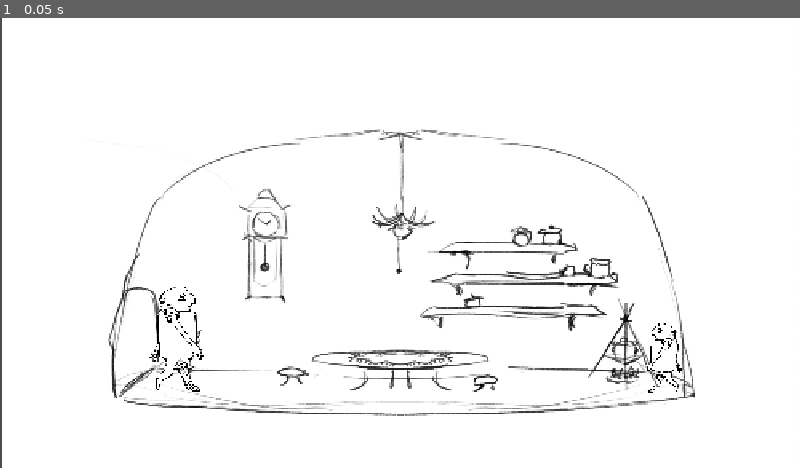
Above: before the commit, frame 1.
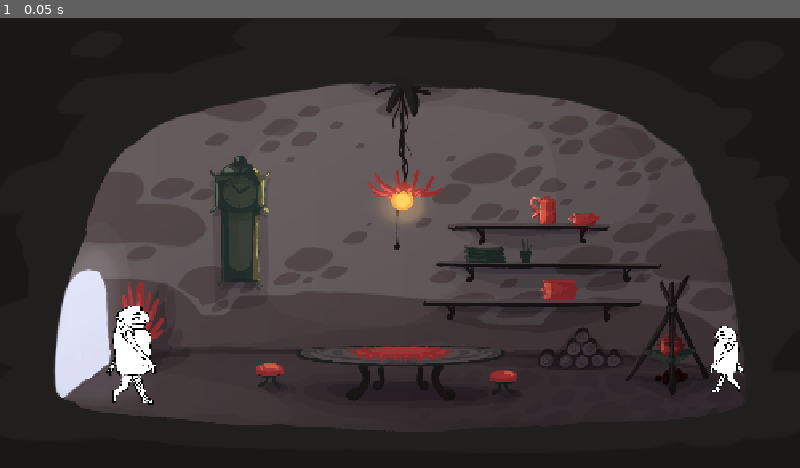
Above: after the commit, the same moment.

Repository: Rudolf-s-gang/projekt-1
Game: Godot game, scene res://scenes/game.tscn
Two runs of this game, one before a commit and one after it. Both use one fixed random seed, a clock stepped at 60 frames per second and the inputs below.
Inputs:
- Up to frame 1 (0.05 s): no input

The runs differ from the first frame. In frame 1, 98% of the frame differs, in the area x 0-100%, y 0-100%.

Commit message:
feat: update room interaction layout

Diff:
--- a/scenes/game.tscn
+++ b/scenes/game.tscn
@@ -2,15 +2,15 @@
 
 [ext_resource type="Script" uid="uid://cbkto5b3u56mj" path="res://scripts/game.gd" id="1_lnu2h"]
 [ext_resource type="PackedScene" uid="uid://dd1o35fke0rvh" path="res://scenes/player.tscn" id="1_uwrxv"]
-[ext_resource type="Texture2D" uid="uid://bqg4ts104n0xu" path="res://assets/sprites/mistnost.jpg" id="2_yqjtg"]
+[ext_resource type="Texture2D" uid="uid://dd28eamxr1j3t" path="res://assets/sprites/mistnost (kopie).png" id="3_p57ef"]
 [ext_resource type="PackedScene" uid="uid://ddmsca0e4lhpb" path="res://scenes/interakce.tscn" id="4_lbhrr"]
 [ext_resource type="Texture2D" uid="uid://dq2ivstq2l05o" path="res://assets/sprites/walk_frame0.png" id="5_iywne"]
 [ext_resource type="Script" uid="uid://c746odyk1l76l" path="res://scripts/dialogue_ui.gd" id="6_p57ef"]
 
 [sub_resource type="NavigationPolygon" id="NavigationPolygon_yqjtg"]
-vertices = PackedVector2Array(-3183.99, 574.32, -4149.3, 518.656, -3958.65, 399.477, -3303.76, 383.711, -3224.85, 504.828, -1701.64, 527.367, -1480.5, 580.688, -1640.19, 364.656, -1191.99, 380.328, -812.391, 502.273, -543.898, 407.82, -516.008, 445.844, -530.453, 498.328)
-polygons = Array[PackedInt32Array]([PackedInt32Array(0, 1, 2, 3, 4), PackedInt32Array(0, 4, 5, 6), PackedInt32Array(6, 5, 7, 8, 9), PackedInt32Array(9, 10, 11, 12), PackedInt32Array(9, 12, 6)])
-outlines = Array[PackedVector2Array]([PackedVector2Array(-4181.24, 526.843, -3184.24, 584.317, -1480.12, 590.703, -522.655, 507.685, -505.086, 443.825, -540.223, 395.931, -812.53, 491.72, -1190.25, 370.387, -1647.02, 354.422, -1708.51, 517.265, -3219.37, 494.914, -3298.43, 373.58, -3961.63, 389.545)])
+vertices = PackedVector2Array(-3164.22, 580.922, -4140.66, 519.367, -3918.85, 418.539, -3129.52, 341.344, -2970.29, 465.352, -1453.15, 594.242, -1321.55, 494.328, 65.2891, 523.641, -48.4766, 436.617, 59.1484, 444.727, -288.578, 501.172, -674.492, 436.453, -1112.67, 398.953)
+polygons = Array[PackedInt32Array]([PackedInt32Array(0, 1, 2, 3, 4), PackedInt32Array(5, 0, 4, 6, 7), PackedInt32Array(8, 9, 7, 10), PackedInt32Array(10, 7, 6), PackedInt32Array(11, 10, 6, 12)])
+outlines = Array[PackedVector2Array]([PackedVector2Array(-4181.24, 526.843, -3164.57, 590.923, -1452.96, 604.252, 76.0713, 533.164, 68.4639, 435.417, -49.4463, 426.531, -289.071, 490.955, -673.231, 426.531, -1114.45, 388.765, -1323.64, 484.29, -2966.78, 455.411, -3126.53, 331.006, -3921.48, 408.759)])
 parsed_geometry_type = 1
 parsed_collision_mask = 4294967041
 
@@ -28,39 +28,35 @@
 script = ExtResource("1_lnu2h")
 
 [node name="Player" parent="." instance=ExtResource("1_uwrxv")]
-top_level = true
-position = Vector2(284, 638)
-scale = Vector2(0.120001, 0.121464)
+position = Vector2(-449, 315)
 
 [node name="pozadí" type="Sprite2D" parent="."]
+z_index = -10
 position = Vector2(0, -2.84217e-14)
 scale = Vector2(0.654962, 0.59142)
-texture = ExtResource("2_yqjtg")
-
-[node name="Camera2D" type="Camera2D" parent="pozadí"]
-position = Vector2(-1.33783, 3.87225e-07)
-scale = Vector2(5.37807, 0.812071)
+texture = ExtResource("3_p57ef")
 
 [node name="NavigationRegion2D" type="NavigationRegion2D" parent="."]
 position = Vector2(541, 85)
-scale = Vector2(0.227684, 0.313186)
+scale = Vector2(0.262911, 0.450143)
 navigation_polygon = SubResource("NavigationPolygon_yqjtg")
 
 [node name="Hodiny" type="Area2D" parent="."]
+position = Vector2(-270, 14)
 collision_layer = 2
 collision_mask = 0
 
 [node name="CollisionShape2D" type="CollisionShape2D" parent="Hodiny"]
-position = Vector2(-216, 2.5)
 shape = SubResource("RectangleShape2D_yqjtg")
 
 [node name="Interakce" parent="." instance=ExtResource("4_lbhrr")]
+position = Vector2(267, 122)
 
 [node name="CollisionShape2D" type="CollisionShape2D" parent="Interakce"]
-position = Vector2(319.5, 36.5)
 shape = SubResource("RectangleShape2D_iywne")
 
 [node name="RodinaInterakce" parent="." groups=["family_dialogue"] instance=ExtResource("4_lbhrr")]
+position = Vector2(127, 62)
 
 [node name="Sprite2D" type="Sprite2D" parent="RodinaInterakce"]
 position = Vector2(420, 179)
@@ -117,3 +113,8 @@
 layout_mode = 2
 text = "Kliknutím pokračuj"
 horizontal_alignment = 2
+
+[node name="Camera2D" type="Camera2D" parent="."]
+position = Vector2(-0.876221, 0)
+offset = Vector2(0, 50)
+zoom = Vector2(0.95, 0.95)
--- a/scenes/player.tscn
+++ b/scenes/player.tscn
@@ -69,10 +69,11 @@
 script = ExtResource("1_fjrip")
 
 [node name="AnimatedSprite2D" type="AnimatedSprite2D" parent="."]
-position = Vector2(-19, -701)
+position = Vector2(-2.28, -84.12)
+scale = Vector2(0.12, 0.12)
 sprite_frames = SubResource("SpriteFrames_fulsm")
-frame = 2
-frame_progress = 0.2276
+frame = 1
+frame_progress = 0.02985
 flip_h = true
 
 [node name="kolize-chůze" type="CollisionShape2D" parent="."]
@@ -84,7 +85,7 @@
 [node name="kolize s objekty" type="Area2D" parent="."]
 
 [node name="kolize s objekty" type="CollisionShape2D" parent="kolize s objekty"]
-position = Vector2(-30, -692)
-scale = Vector2(2, 2)
+position = Vector2(-3.6, -83.04)
+scale = Vector2(0.24, 0.24)
 shape = SubResource("CircleShape2D_tuyoq")
 one_way_collision_margin = 0.0
Binary file added: assets/sprites/mistnost (kopie).png
Not shown, added: assets/sprites/mistnost (kopie).png.import
